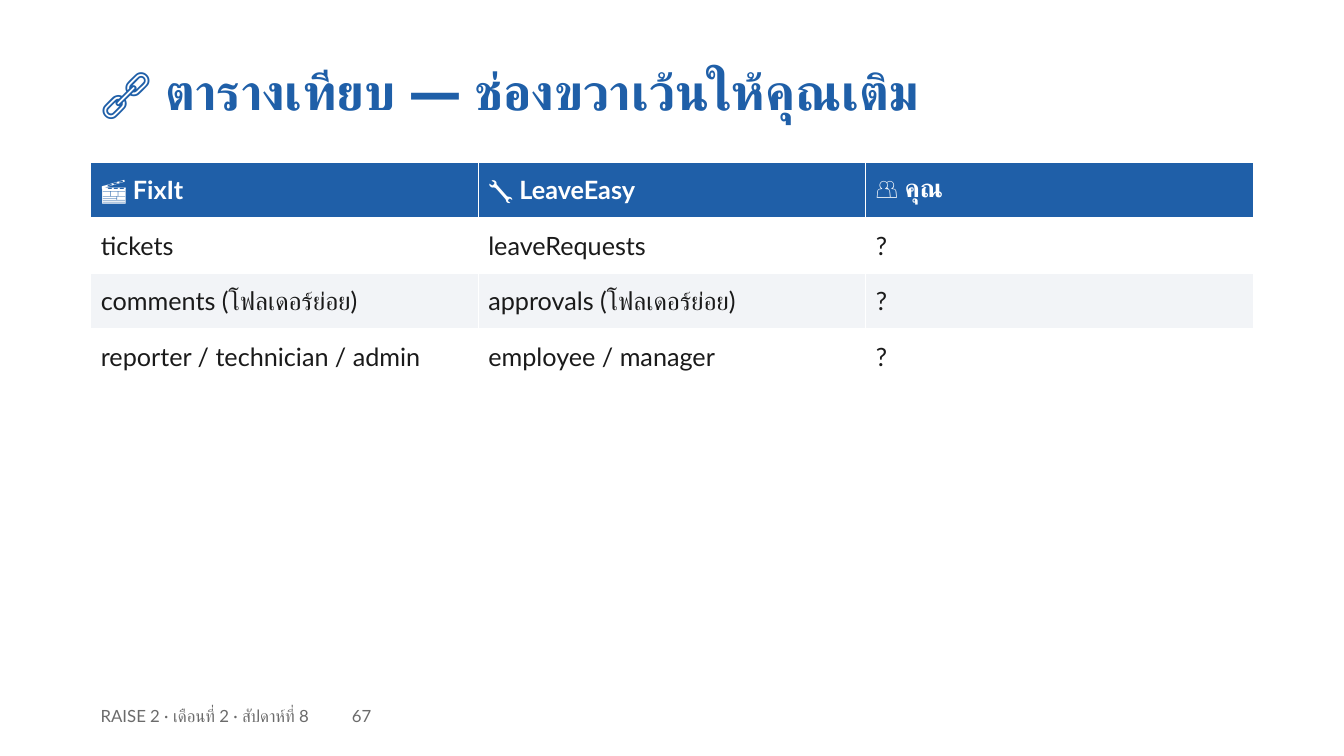
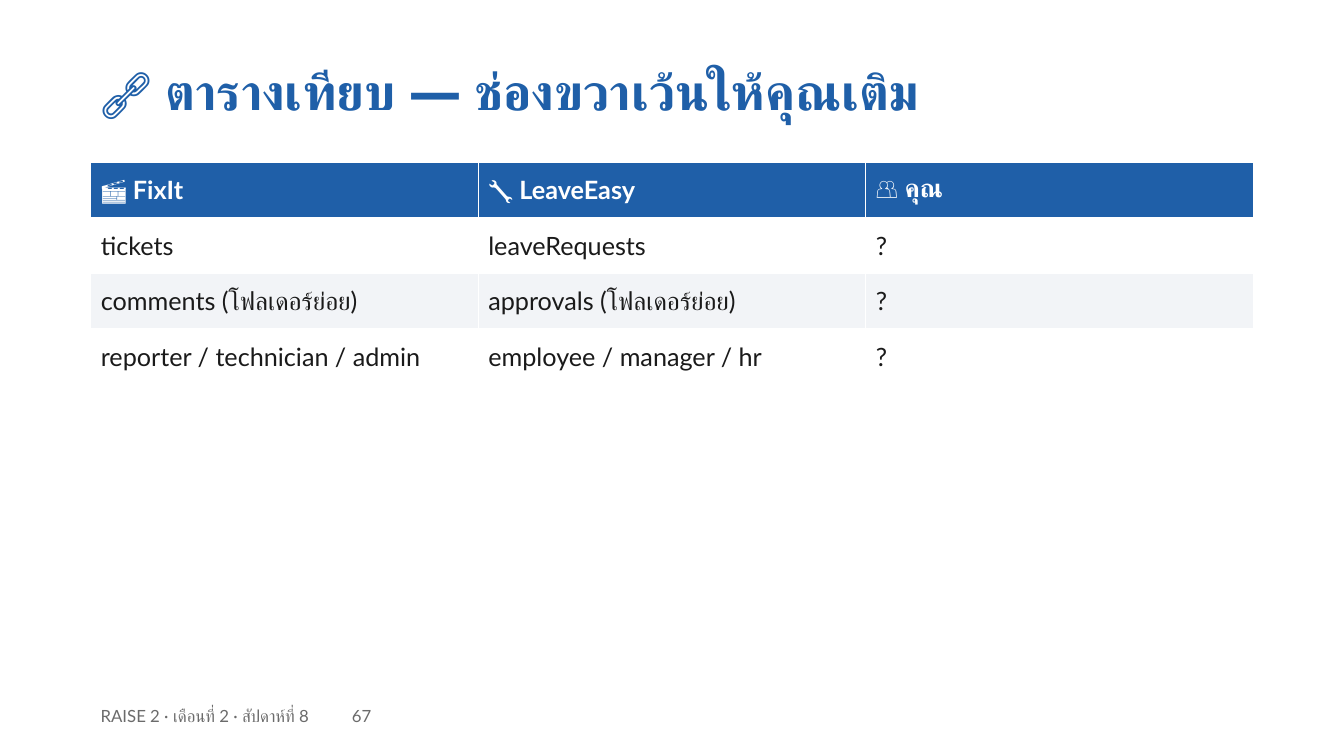
Before and after one commit to cnacha-mfu/raise2-module2, a slide deck: slide 67 of materials/week8/w8-slides.pptx. Drawn at 1344x756 pixels with LibreOffice and Linux fonts; fonts in the diff are those of the drawing. Boxes give left, top, right and bottom in pixels: in the first picture for what was removed or moved away, otherwise in the second. Text is boxed around its words. In the diff, an @@ line names an element or a change of style, - is before the commit and + after.

```diff
--- a/materials/week8/w8-slides.pptx
+++ b/materials/week8/w8-slides.pptx
@@ table at (x1=91, y1=162, x2=1252, y2=384) @@
-row 4, column 2: employee / manager
+row 4, column 2: employee / manager / hr
```
Also in this commit, not shown: 29 other files.
